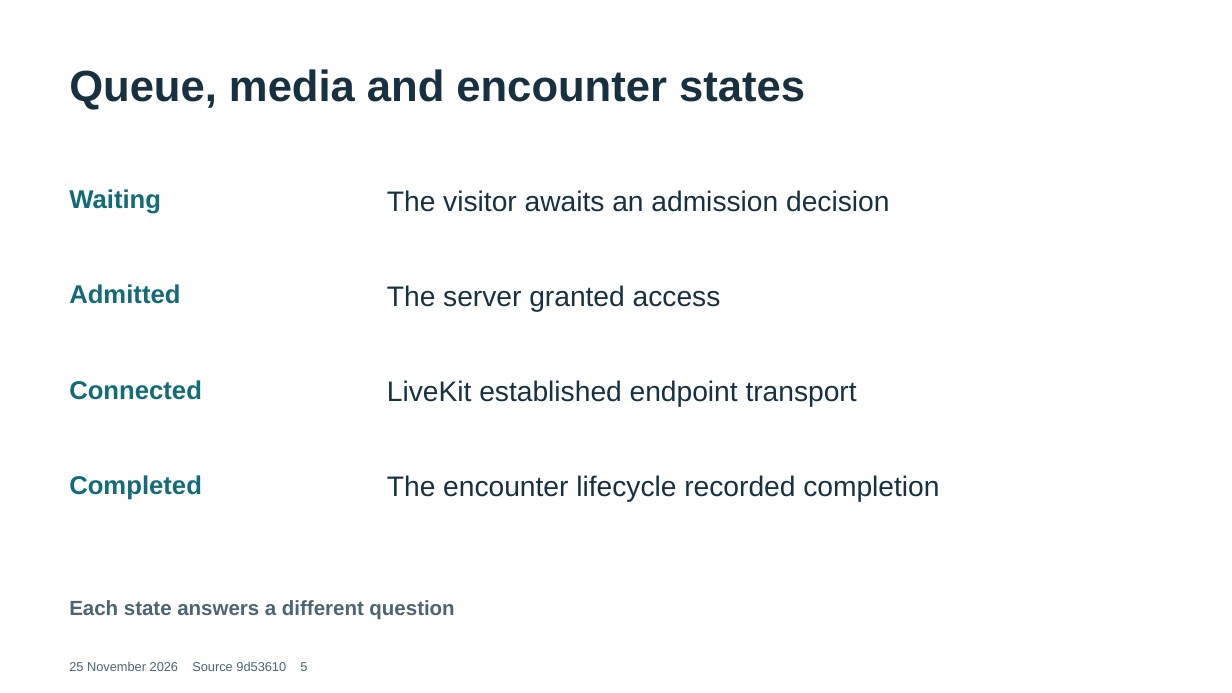
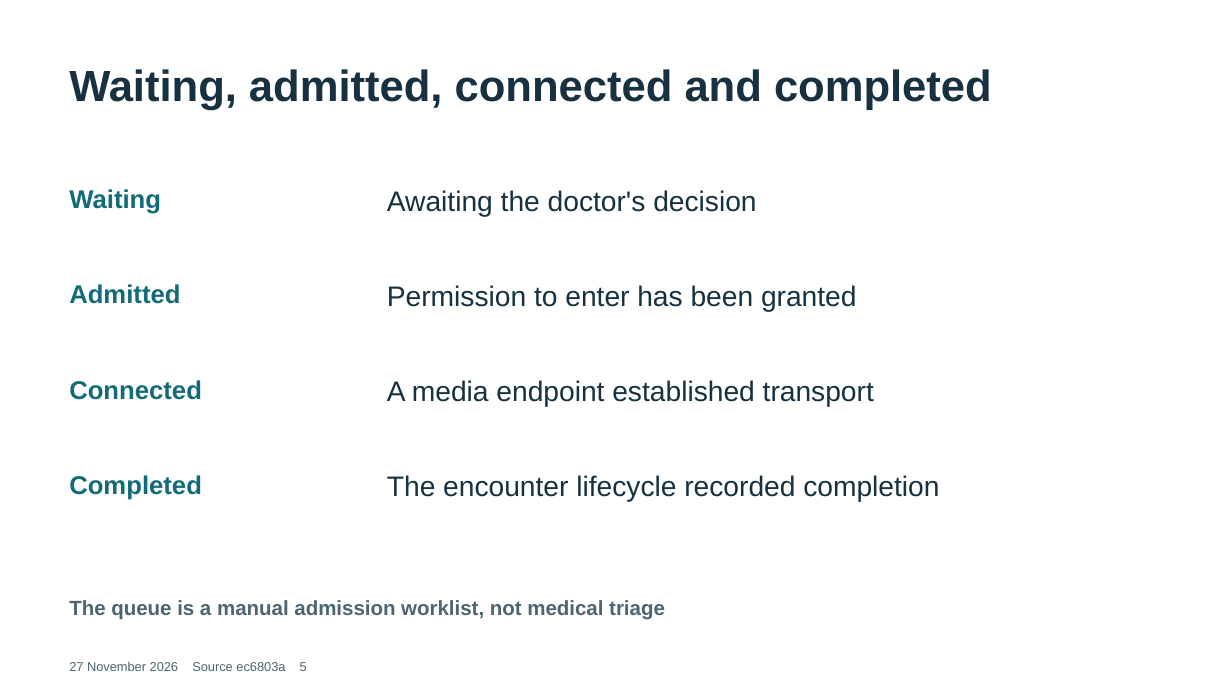
Before and after one commit to Garrette27/Livekit, a slide deck: slide 5 of docs/thesis-defense/TeleConsole-Waiting-Queue-and-Title-Defense.pptx. Drawn at 1232x693 pixels with LibreOffice and Linux fonts; fonts in the diff are those of the drawing. Boxes give left, top, right and bottom in pixels: in the first picture for what was removed or moved away, otherwise in the second. Text is boxed around its words. In the diff, an @@ line names an element or a change of style, - is before the commit and + after.

Commit message:
docs: rebuild 259-page manuscript, 97 ranked panel answers and verified demo defense pack

```diff
--- a/docs/thesis-defense/TeleConsole-Waiting-Queue-and-Title-Defense.pptx
+++ b/docs/thesis-defense/TeleConsole-Waiting-Queue-and-Title-Defense.pptx
@@ text at bbox=[69, 69, 992, 110]: text changed @@
-Queue, media and encounter states
+Waiting, admitted, connected and completed
@@ text at bbox=[387, 190, 756, 217]: text changed @@
-The visitor awaits an admission decision
+Awaiting the doctor's decision
@@ text at bbox=[387, 285, 857, 312]: text changed @@
-The server granted access
+Permission to enter has been granted
@@ text at bbox=[387, 380, 874, 407]: text changed @@
-LiveKit established endpoint transport
+A media endpoint established transport
@@ text at bbox=[69, 600, 665, 620]: text changed @@
-Each state answers a different question
+The queue is a manual admission worklist, not medical triage
@@ text at bbox=[69, 662, 307, 671]: text changed @@
-25 November 2026 Source 9d53610 5
+27 November 2026 Source ec6803a 5
```
Also in this commit, not shown: 7 other slides changed, 6 slides added, 6 slides removed, 32 other files.
